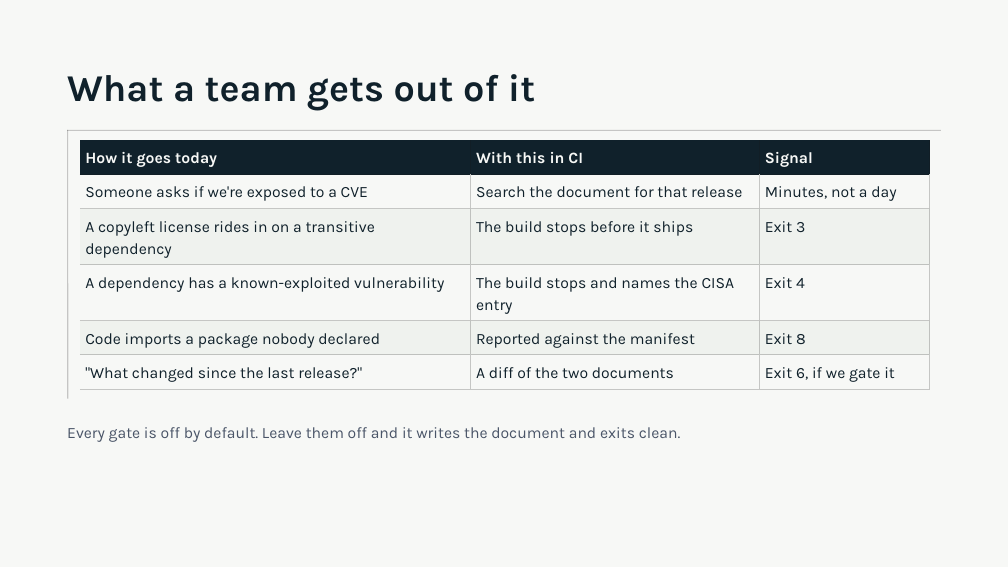
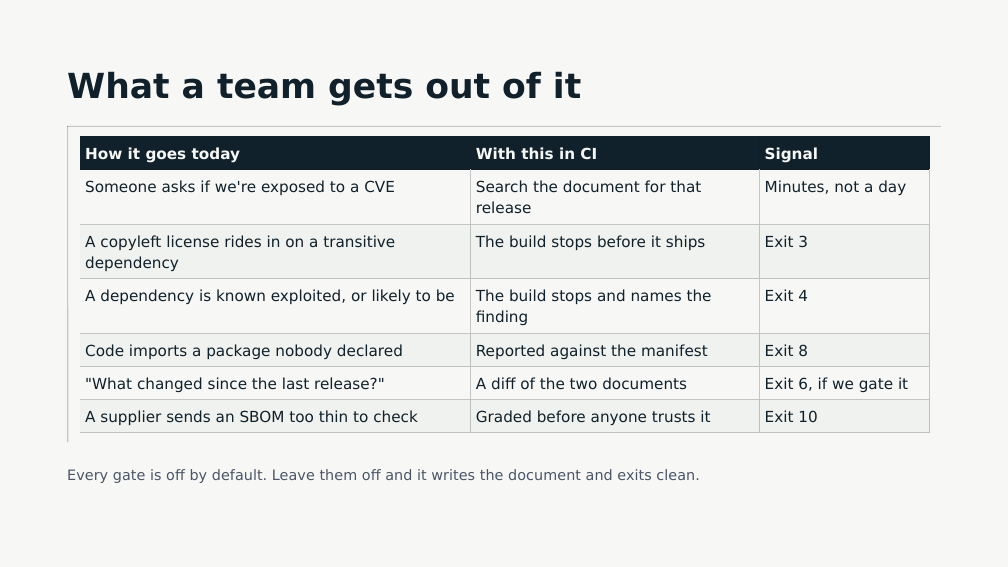
Before and after one commit to actions-marketplace-validations/millsks_pixi-sbom, a slide deck: slide 9 of docs/presentations/engineering-management/pixi-sbom-engineering.pptx. Drawn at 1008x567 pixels with LibreOffice and Linux fonts; fonts in the diff are those of the drawing. Boxes give left, top, right and bottom in pixels: in the first picture for what was removed or moved away, otherwise in the second. Text is boxed around its words. In the diff, an @@ line names an element or a change of style, - is before the commit and + after.

```diff
--- a/docs/presentations/engineering-management/pixi-sbom-engineering.pptx
+++ b/docs/presentations/engineering-management/pixi-sbom-engineering.pptx
@@ title "What a team gets out ..." at bbox=[67, 71, 581, 105]: size 36 to 32.9 pt, font Karla to DejaVu Sans; line spacing 39.6pt to 36.1pt @@
@@ line moved from (67, 130) - (941, 130) to (67, 126) - (941, 126) @@
@@ line moved from (68, 130) - (68, 399) to (68, 126) - (68, 442) @@
@@ table at bbox=[80, 136, 930, 433] @@
-row 4, column 1: A dependency has a known-exploited vulnerability
+row 4, column 1: A dependency is known exploited, or likely to be
-row 4, column 2: The build stops and names the CISA entry
+row 4, column 2: The build stops and names the finding
+row 7: A supplier sends an SBOM too thin to check | Graded before anyone trusts it | Exit 10
@@ table: place and size @@
-table at bbox=[80, 141, 930, 389]
+table at bbox=[80, 136, 930, 433]
@@ text "Every gate is off by ...": place and size @@
-text "Every gate is off by ..." at bbox=[67, 427, 681, 442]
+text "Every gate is off by ..." at bbox=[67, 469, 699, 483]
@@ text "Every gate is off by ..." at bbox=[67, 469, 699, 483]: size 15 to 13.7 pt, font Karla to DejaVu Sans; line spacing 21pt to 19.2pt @@
```
Also in this commit, not shown: 10 other slides changed, 1 slide added, 1 slide removed, 16 other files.
